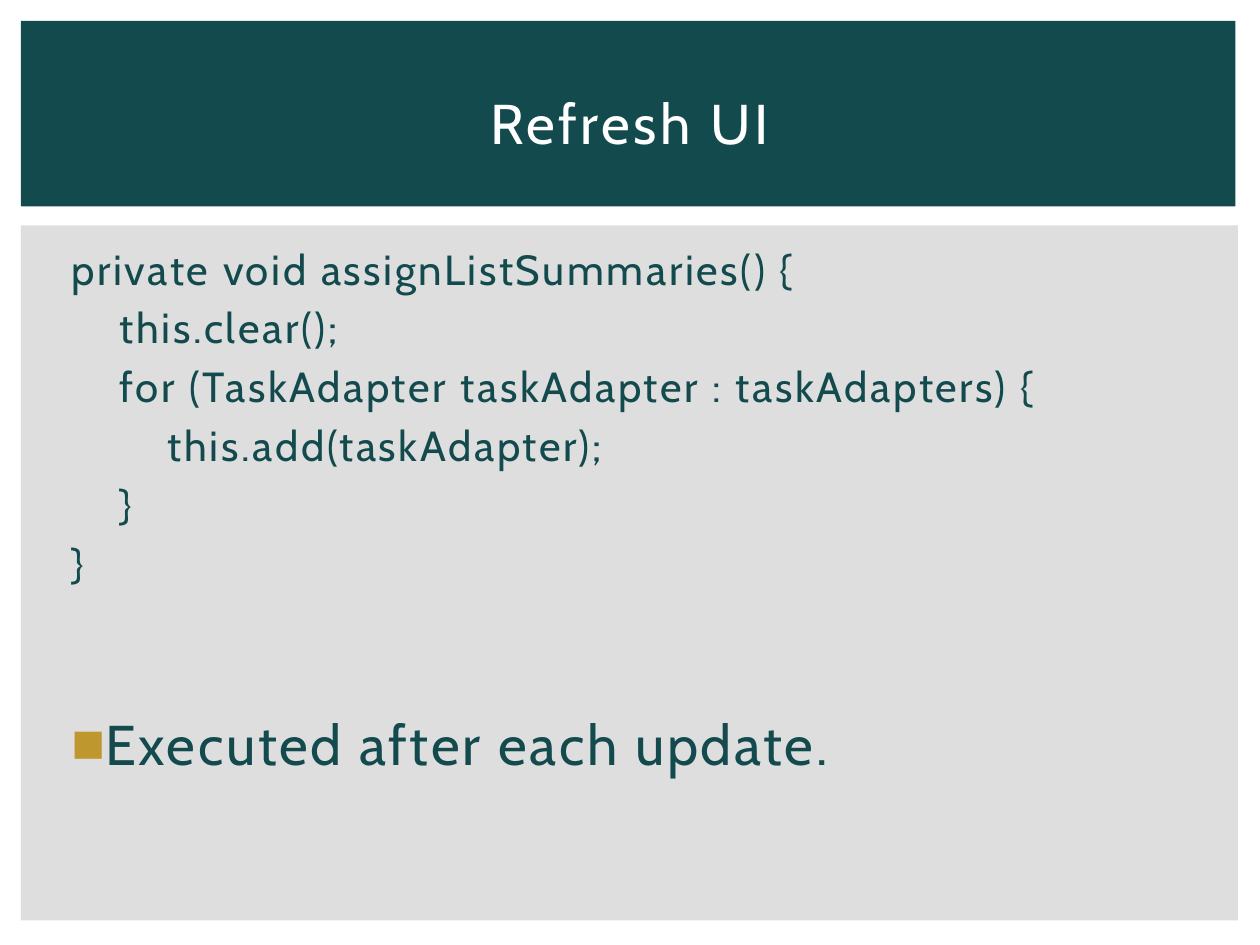
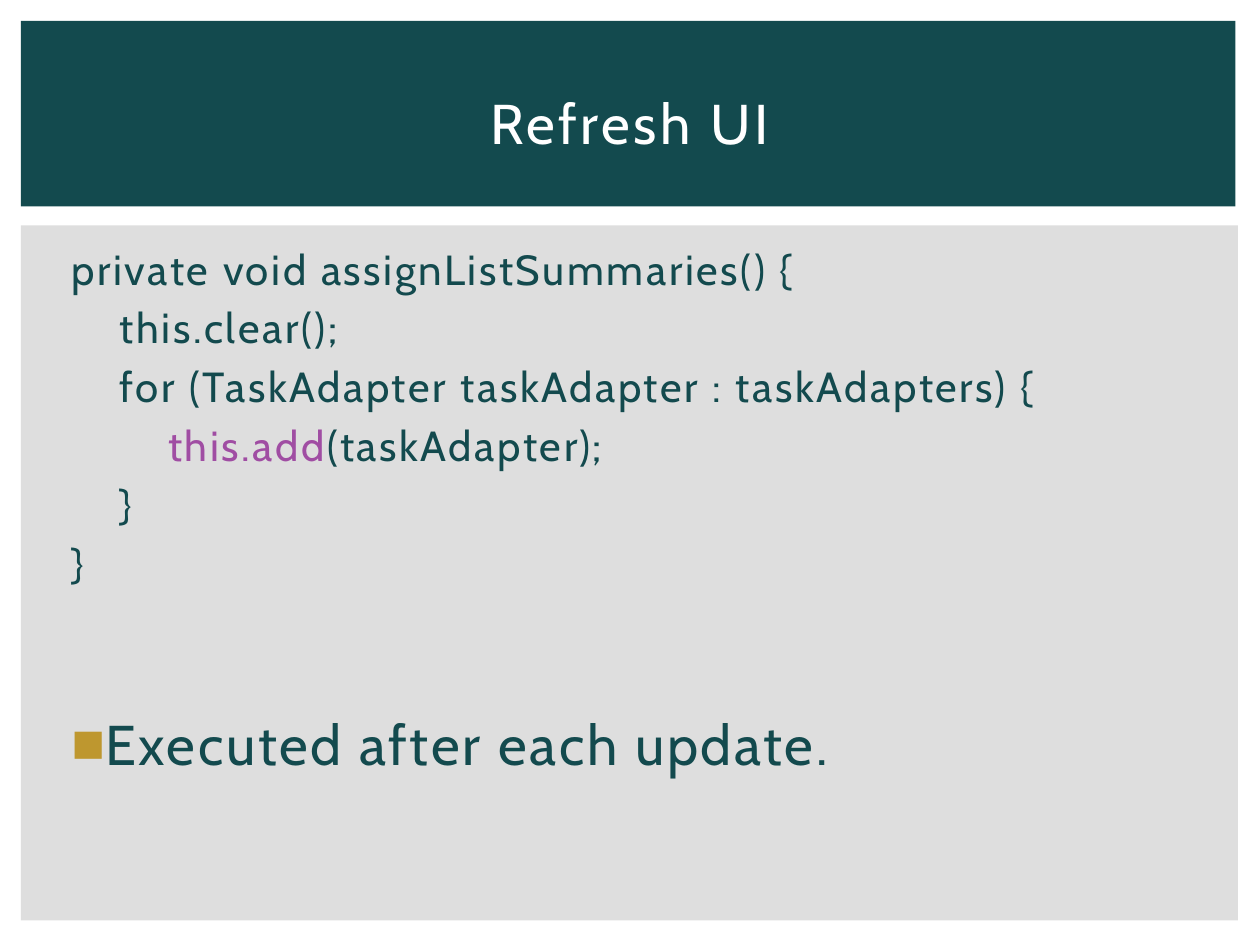
Before and after one commit to michaellperry/CorrespondenceAndroid, a slide deck: slide 19 of Collaborative Android Apps.pptx (slide 17 before the commit). Drawn at 1260x945 pixels with LibreOffice and Linux fonts; fonts in the diff are those of the drawing. Boxes give left, top, right and bottom in pixels: in the first picture for what was removed or moved away, otherwise in the second. Text is boxed around its words. In the diff, an @@ line names an element or a change of style, - is before the commit and + after.

```diff
--- a/Collaborative Android Apps.pptx
+++ b/Collaborative Android Apps.pptx
@@ text at bbox=[168, 429, 602, 471]: text colour #134A4E to #A04DA3 in "this.add(taskAdapter);" @@
```
Also in this commit, not shown: 5 other slides changed, 3 slides added.
